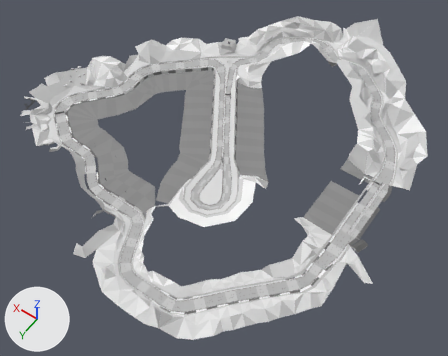
Renders of the Blender file models/acropolis_genesis.blend from each side of a commit.
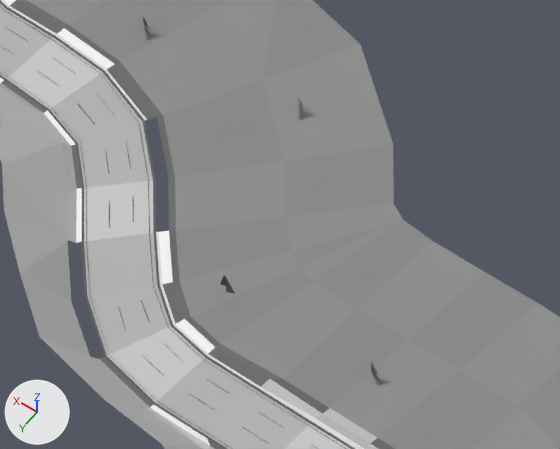
The first picture shows the older version from a camera (50 mm lens) standing at (-73.4, 116.7, 177.0) and looking at (9.6, 0.5, -5.6). The close-ups show both versions on the part from 17% to 34% of the width and 40% to 57% of the height of that picture; other places that the commit changed are outside them. Arrows for +X, +Y and +Z are at lower left; the lights stay in place.

The older version as bpy lines, for what is in view:
```python
ob_track = bpy.data.objects.new('track', me_track_002)
ob_track.location = (0.0, 0.0, 0.0)
```
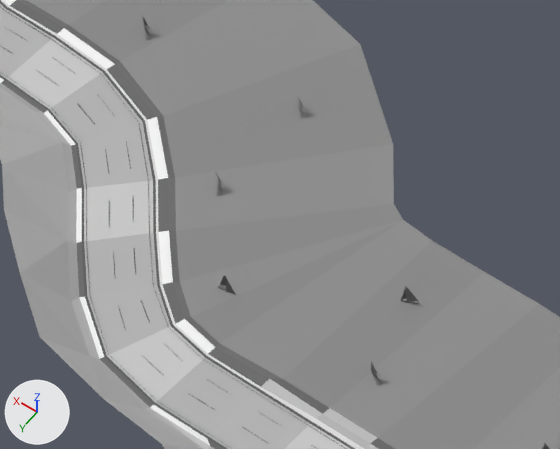
Where the change shows, as pixel boxes (x1, y1, x2, y2) in the close-ups (560 x 449 px; the box of a moved part takes in the faces that stretch with it):
part 1 of me_track_002, added: after (405, 287, 418, 301)
part 2 of me_track_002, moved or reshaped: before (214, 111, 552, 449); after (68, 117, 235, 359)

Diff of the bpy script that builds the scene:
```diff
--- a/models/acropolis_genesis.blend.py
+++ b/models/acropolis_genesis.blend.py
@@ mat_23 @@
+mat_23 = diffuse_material('23')
+mat_23.base_color = (0.137, 0.137, 0.137)  # dark grey #676767
@@ mat_25 @@
+mat_25 = diffuse_material('25')
+mat_25.base_color = (0.145, 0.145, 0.145)  # dark grey #6a6a6a
@@ me_track_002 @@
 # used by ob_track; location = (0.0, 0.0, 0.0)
-me_track_002.from_pydata(...)  # 4423 vertices, 3265 faces, 18 loose edges; spans x -57.0..95.0, y -95.0..66.0, z 0.0..17.0
+me_track_002.from_pydata(...)  # 4423 vertices, 3275 faces; spans x -57.0..95.0, y -95.0..66.0, z 0.0..17.0
+# me_track_002 part 1: the loose piece of 4 vertices spanning x 31.0..32.0, y 29.0..30.0, z 0.0..1.0 is copied, and the copy is moved by (2.0, -4.0, 0.0), in mat_28 (dark grey #6e6e6e); it spans x 33.0, y 25.0, z 0.0..1.0
+# me_track_002 part 2: 1 vertex moved within x 39.0, y 33.0, z 0.0; 12 vertices removed from x 25.0..49.0, y 19.0..27.0, z 0.0; 12 vertices added at x 42.0..48.0, y 25.0..34.0, z 0.0
 me_track_002.materials.append(mat_79_dual)
@@ me_track_002 @@
 me_track_002.materials.append(mat_33_dual)
-me_track_002.materials.append(mat_66_dual)  # grey #aaaaaa
 me_track_002.materials.append(mat_77_dual)
@@ me_track_002 @@
 me_track_002.materials.append(mat_dd_dual)
+me_track_002.materials.append(mat_25)  # dark grey #6a6a6a
+me_track_002.materials.append(mat_23)  # dark grey #676767
```
